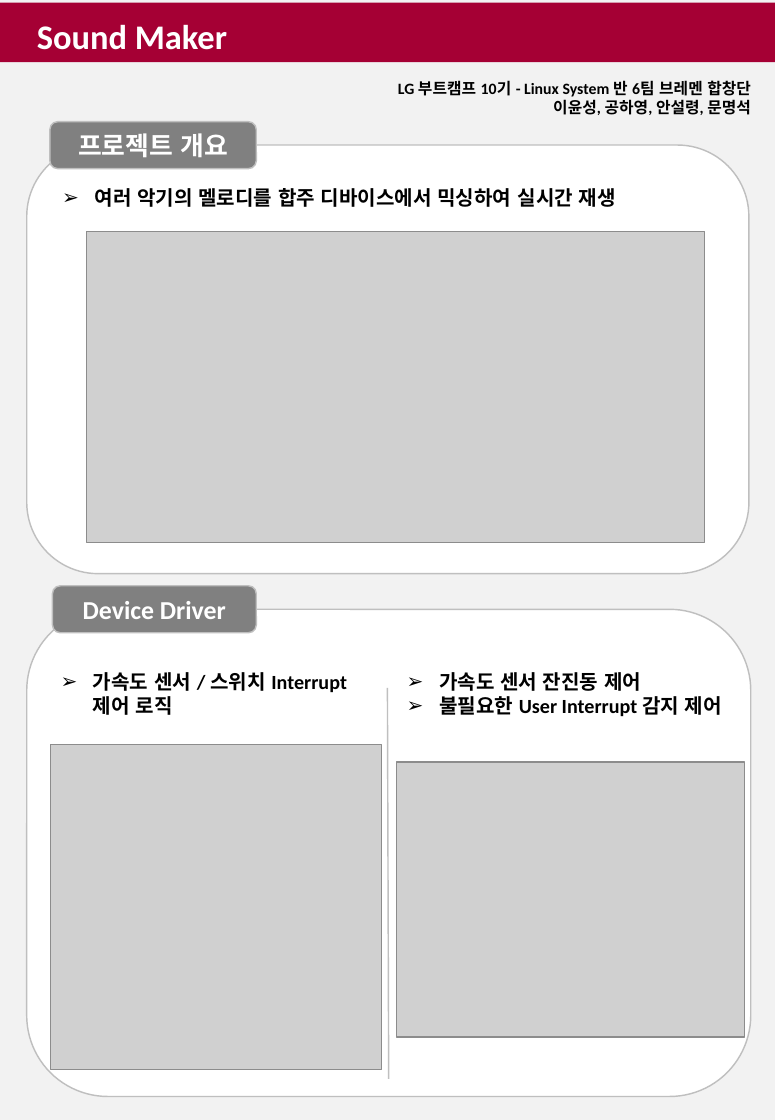
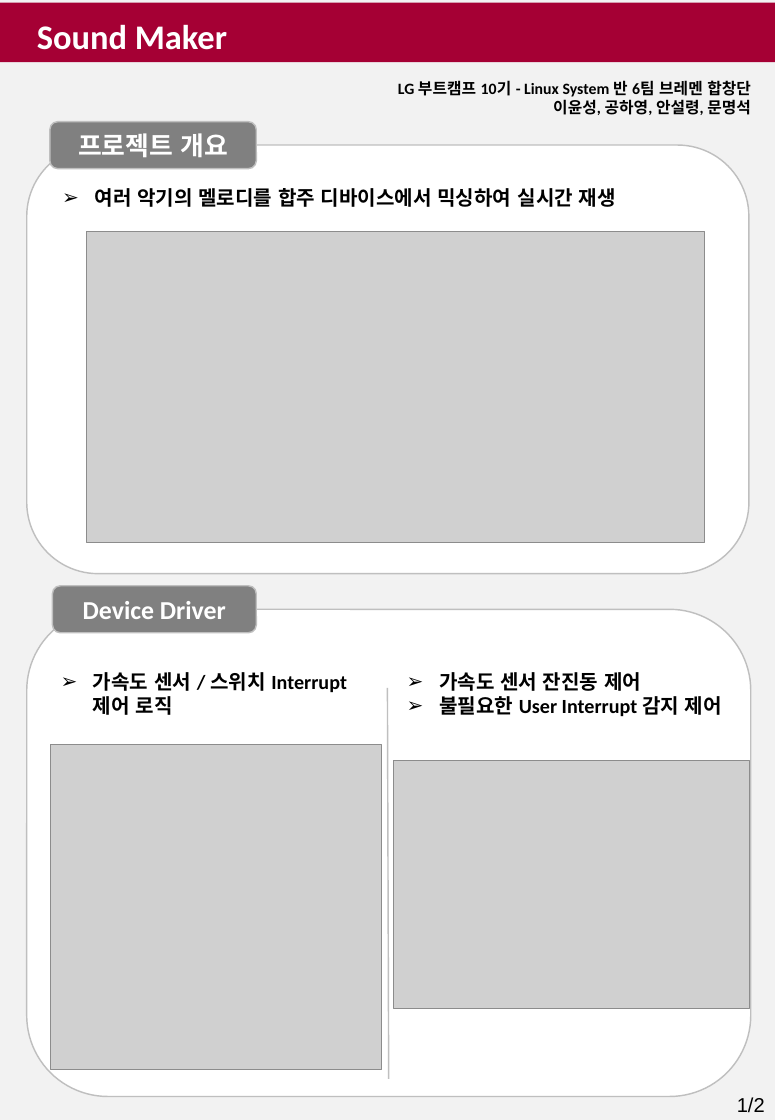
Before and after one commit to sound-maker-bootcamp-10/document_submit, a slide deck: slide 1 of LG_부트캠프_10기_A반_포스터(6팀).pptx. Drawn at 775x1120 pixels with LibreOffice and Linux fonts; fonts in the diff are those of the drawing; grey boxes stand for pictures. Boxes give left, top, right and bottom in pixels: in the first picture for what was removed or moved away, otherwise in the second. Text is boxed around its words. In the diff, an @@ line names an element or a change of style, - is before the commit and + after.

```diff
--- a/LG_부트캠프_10기_A반_포스터(6팀).pptx
+++ b/LG_부트캠프_10기_A반_포스터(6팀).pptx
@@ picture resized from (x1=396, y1=762, x2=744, y2=1036) to (x1=394, y1=759, x2=749, y2=1008) @@
@@ text added at (x1=737, y1=1097, x2=765, y2=1113), 14 pt, text #000000 @@
+1/2
```
Also in this commit, not shown: 1 other slide changed, 3 other files.
